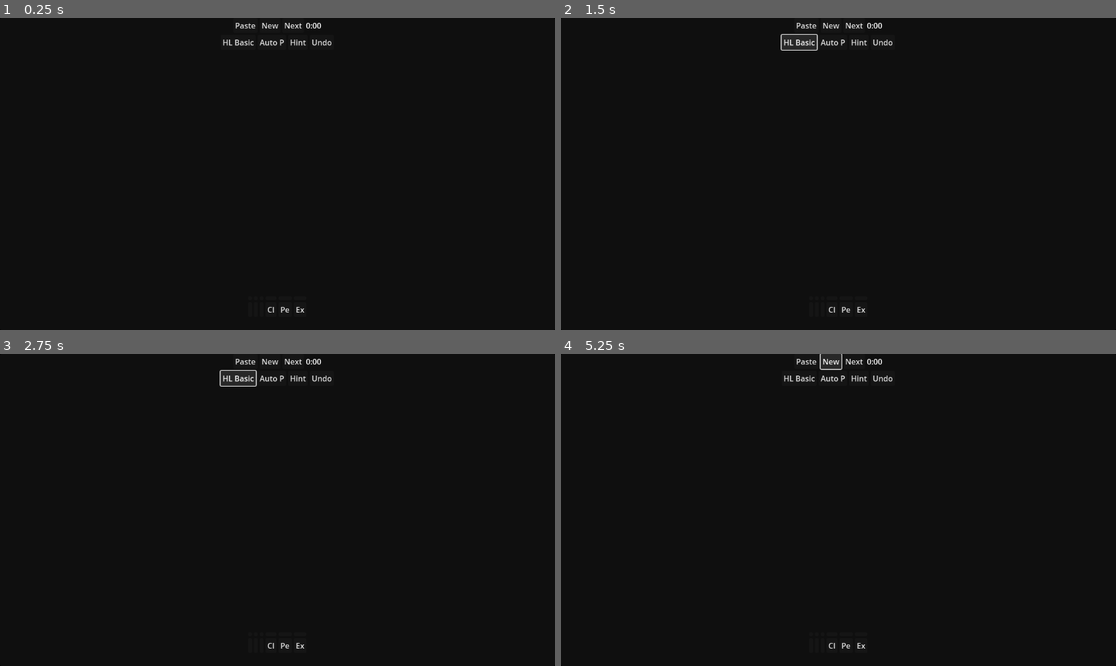
Above: before the commit, frames 1-4 (two rows, left to right).
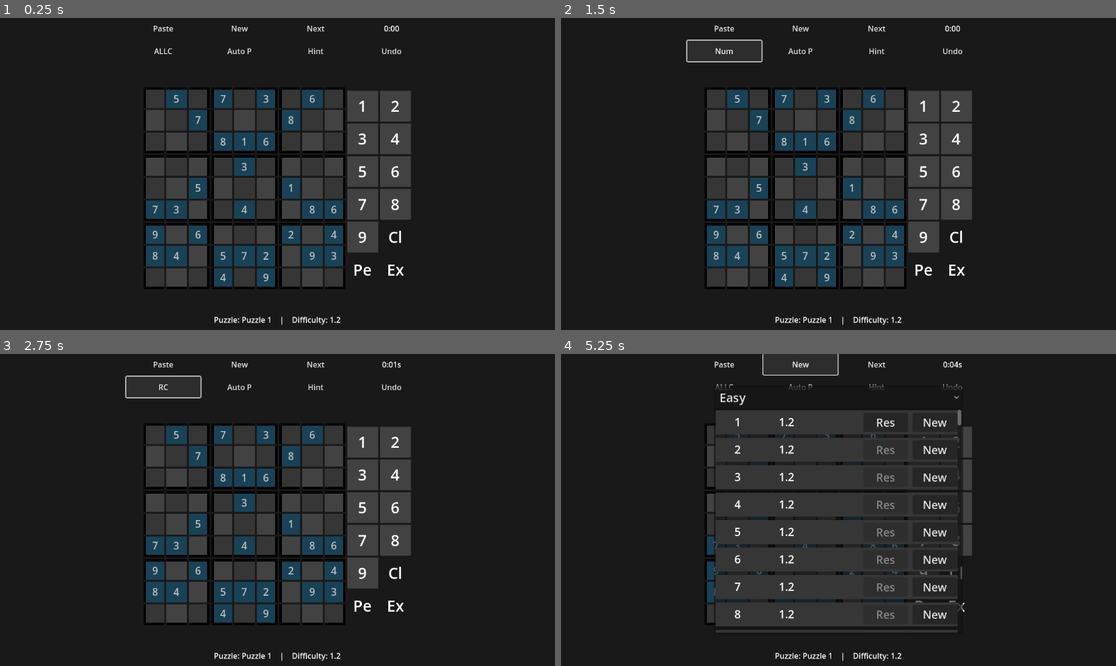
Above: after the commit, the same moments.

Repository: emmertex/nice_sudoku
Game: Godot game, scene res://game_screen.tscn
Same seed, same stepped clock (60 frames per second), same inputs: the game is played once before the commit and once after it.
Inputs:
- Up to frame 1 (0.25 s): no input
- Up to frame 2 (1.5 s): click "Paste" at 0.5 s; click "HL Basic" (after the commit: "ALLC") at 1.25 s
- Up to frame 3 (2.75 s): click "HL Basic" (after the commit: "Num") at 2 s
- Up to frame 4 (5.25 s): click "HL Basic" (after the commit: "RC") at 2.75 s; click "HL Basic" (after the commit: "RCB") at 3.5 s; click "HL Basic" (after the commit: "ALL") at 4.25 s; click "New" at 5 s

The runs differ from the first frame. In frame 1, 23% of the frame differs, in the area x 26-75%, y 1-99%; in frame 2, 24%; in frame 3, 24%; in frame 4, 27%, in the area x 26-75%, y 0-99%.
Error before the commit: Parse Error: Expected expression after "/" operator. (res://game_screen.gd:751)

Commit message:
Enhance pencil highlighting logic and improve aspect ratio calculation
- Updated vertical aspect ratio calculation for clarity.
- Modified pencil update logic to highlight matching numbers in ALLC mode.
- Refactored puzzle data handling to improve readability and maintainability.

Diff:
--- a/game_screen.gd
+++ b/game_screen.gd
@@ -38,7 +38,7 @@
 var mode: Mode = Mode.NUMBER
 var viewport_size: Vector2
 var orientation: bool = true
-var vertical_aspect_ratio: float = 1/(1.638)
+var vertical_aspect_ratio: float = 1.0 / 1.638
 var current_aspect_ratio: float = 1
 var button_size: int = 70
 var font_size: int = 10
@@ -236,6 +236,10 @@
 	queue_update("highlights")
 
 func _update_pencil():
+	var highlight_number = selected_num
+	if highlight_number == 0 and selected_cell.x >= 0 and selected_cell.y >= 0:
+		highlight_number = sudoku.grid[selected_cell.x][selected_cell.y]
+
 	for row in range(9):
 		for col in range(9):
 			for num_idx in range(9):
@@ -254,7 +258,11 @@
 					pencil_button.add_theme_color_override("font_color", CLR_PENCIL_EXCLUDE)
 				elif pencil:
 					pencil_button.text = str(Cardinals.PencilN[num_idx])
-					pencil_button.add_theme_color_override("font_color", CLR_PENCIL)
+					# In ALLC mode, highlight pencil marks matching the selected number
+					if highlight_mode == HighlightMode.ALLC and highlight_number != 0 and num == highlight_number:
+						pencil_button.add_theme_color_override("font_color", CLR_PENCIL_HIGHLIGHT)
+					else:
+						pencil_button.add_theme_color_override("font_color", CLR_PENCIL)
 				else:
 					pencil_button.text = ""
 
@@ -748,14 +756,18 @@
 	var puzzle = ""
 	var p891 = ""
 	for i in range(81):
-		given += str(sudoku.original_grid[i // 9][i % 9])
-		puzzle += str(sudoku.grid[i // 9][i % 9])
+		var row = int(i / 9)
+		var col = i % 9
+		given += str(sudoku.original_grid[row][col])
+		puzzle += str(sudoku.grid[row][col])
 	p891 = puzzle
 	for i in range(81):
+		var row = int(i / 9)
+		var col = i % 9
 		for j in range(9):
-			if (sudoku.has_exclude_mark(i // 9, i % 9, j+1)):
+			if (sudoku.has_exclude_mark(row, col, j+1)):
 				p891 += "2"
-			elif (sudoku.has_pencil_mark(i // 9, i % 9, j+1)):
+			elif (sudoku.has_pencil_mark(row, col, j+1)):
 				p891 += "1"
 			else:
 				p891 += "0"
@@ -1009,6 +1021,8 @@
 		var key = event.as_text()
 		if key >= "1" and key <= "9":
 			_on_number_button_pressed(int(key))
+		elif key.to_upper() == "E" or key.to_upper() == "X":
+			_on_button_pc_pressed()
 	if event.is_action_pressed("0"):
 		_on_number_button_pressed(0)
 	if event.is_action_pressed("clear"):
@@ -1029,6 +1043,7 @@
 	highlight_mode = HighlightMode.values()[(int(highlight_mode) + 1) % HighlightMode.size()]
 	_update_highlight_button_text()
 	queue_update("highlights")
+	queue_update("pencil")  # Update pencil marks to apply/remove ALLC highlighting
 
 func _update_highlight_button_text():
 	match highlight_mode:
